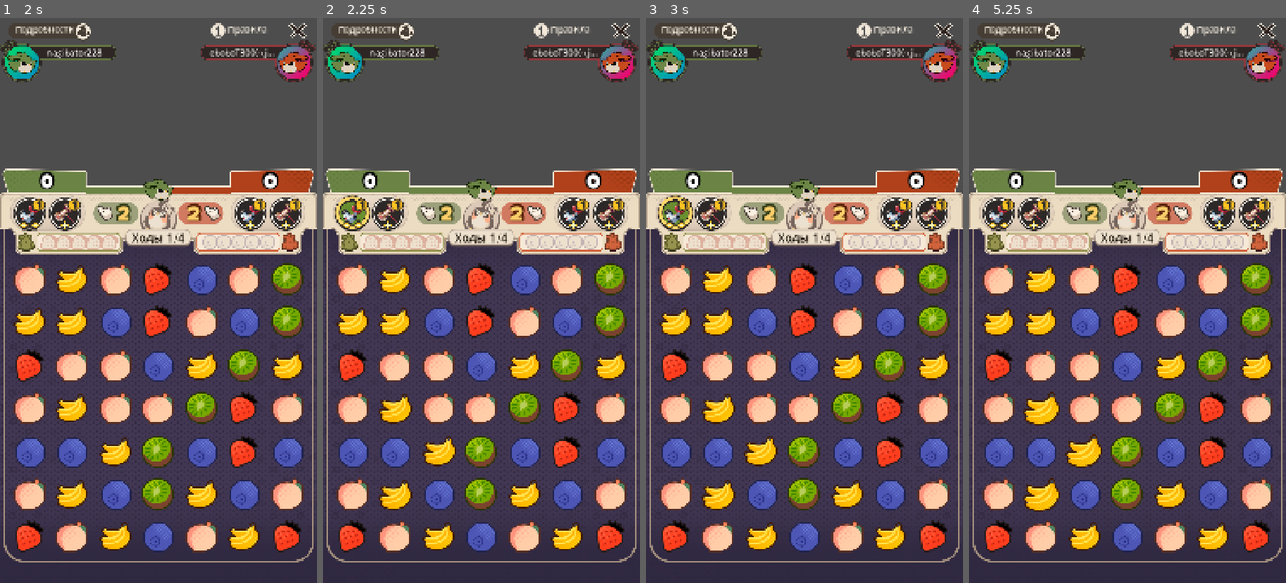
Above: before the commit, frames 1-4 (left to right).
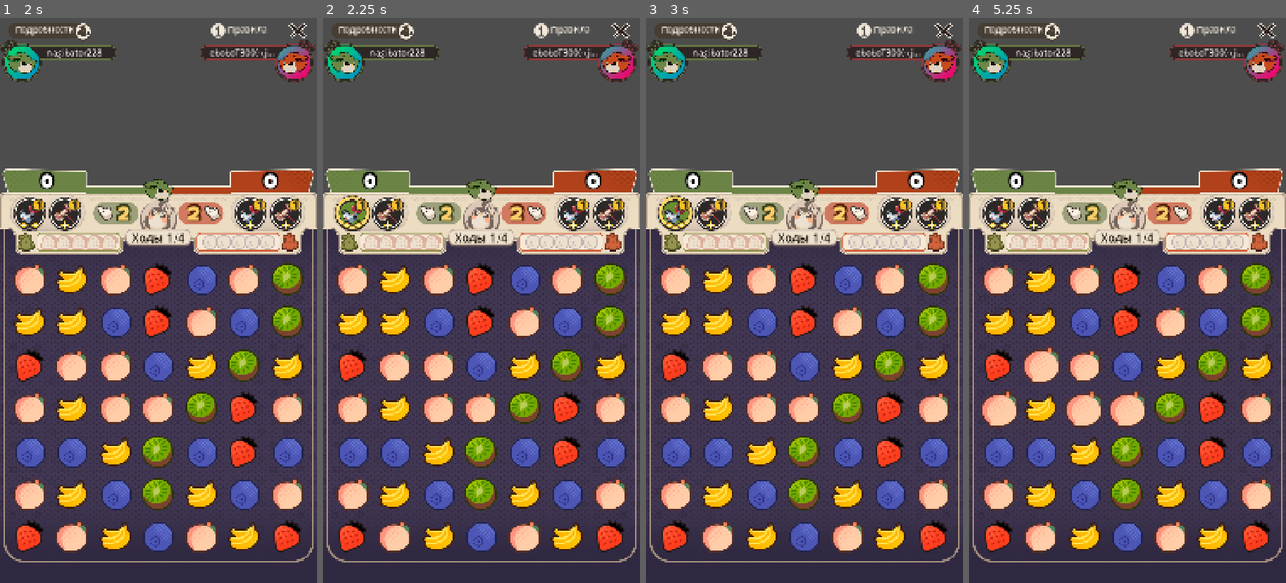
Above: after the commit, the same moments.

Repository: kakachaDev/origami-battle-godot
Game: Godot game, scene res://Assets/Scenes/game.tscn
The game is run twice, just before and just after one commit, with the same random seed, the same clock (stepped at 60 frames per second) and the same inputs.
Inputs (mouse positions are in pixels of both pictures, inside the frame that each line leads up to):
- Up to frame 1 (2 s): click "Правила" at 0.5 s; click "Подробности" at 1.25 s
- Up to frame 2 (2.25 s): click (354, 210) at 2.02 s
- Up to frame 3 (3 s): click "Правила" at 2.75 s
- Up to frame 4 (5.25 s): click "Подробности" at 3.5 s; click (1000, 210) at 4.27 s; click "Правила" at 5 s

Frame 1 is identical in both runs. In frame 2, 0.7% of the frame differs, in the area x 17-42%, y 66-88%; in frame 3, 0.7%; in frame 4, 2.0%, in the area x 3-56%, y 58-88%.

Commit message:
Fix hint system: stale animation, double-match, and match3-vs-match4
- Clear hints synchronously via move_started/skill_executing signals, not
  just in _process, to prevent stale tweens surviving into destroy animation
- Hide hints during skill targeting mode
- Null-guard before _hint_pulse to avoid crashing on empty cells
- Use find_match_groups() instead of find_matches() so only ONE group is
  highlighted per hint (no double-match of two different fruit types)
- Among all valid swaps, prefer the one with the most gems in the group
  (shows match4/5 hints over match3 when a better move exists)

Diff:
--- a/Assets/Scripts/GameBoard.gd
+++ b/Assets/Scripts/GameBoard.gd
@@ -114,9 +114,11 @@
 	add_child(_animator)
 	mouse_filter = MOUSE_FILTER_STOP
 	_build_cells()
+	move_started.connect(_hints_clear)
+	skill_executing.connect(_hints_clear)
 
 func _process(delta: float) -> void:
-	if _current_player != 0 or is_busy:
+	if _current_player != 0 or is_busy or _skill_targeting:
 		_hints_clear()
 		_hint_timer = _HINT_DELAY
 		return
@@ -620,7 +622,9 @@
 		_hint_timer = _HINT_DELAY
 		return
 	for pos in positions:
-		_hint_pulse(_cells[pos.x][pos.y])
+		var cell: GemCell = _cells[pos.x][pos.y]
+		if cell != null:
+			_hint_pulse(cell)
 
 func _hints_clear() -> void:
 	for cell in _hint_tweens:
@@ -651,39 +655,54 @@
 					all_hints.append(p)
 	if all_hints.is_empty():
 		return []
-	return all_hints[randi() % all_hints.size()]
+	# Prefer the swap that highlights the most gems (largest single match group)
+	var max_size := 0
+	for h in all_hints:
+		if h.size() > max_size:
+			max_size = h.size()
+	var best: Array = []
+	for h in all_hints:
+		if h.size() == max_size:
+			best.append(h)
+	return best[randi() % best.size()]
 
 func _hint_swap_positions(pos_a: Vector2i, pos_b: Vector2i) -> Array:
 	_board.swap(pos_a, pos_b)
-	var matches: Array = _board.find_matches()
+	var groups: Array = _board.find_match_groups()
 	_board.swap(pos_a, pos_b)
-	if matches.is_empty():
+	if groups.is_empty():
 		return []
-	# Figure out which gem is "the mover" (currently at pos_a or pos_b before swap)
-	# and which are "already there" (the rest of the match group).
+	# Pick the single largest group that contains a swap destination (pos_a or pos_b
+	# after the swap), so double-matches of different fruit types are ignored.
+	var best_group = null
+	var best_size := 0
+	for group in groups:
+		for p in group.positions:
+			if (p == pos_a or p == pos_b) and group.positions.size() > best_size:
+				best_group = group
+				best_size = group.positions.size()
+				break
+	if best_group == null:
+		return []
+	# Identify mover (at current pos before swap) vs gems already in place
 	var b_in := false
 	var a_in := false
-	for p in matches:
-		if p == pos_b:
-			b_in = true
-		if p == pos_a:
-			a_in = true
+	for p in best_group.positions:
+		if p == pos_b: b_in = true
+		if p == pos_a: a_in = true
 	var highlight: Array = []
 	if b_in:
-		# gem at pos_a moves to pos_b; highlight mover + its future neighbours
 		highlight.append(pos_a)
-		for p in matches:
+		for p in best_group.positions:
 			if p != pos_b:
 				highlight.append(p)
 	elif a_in:
-		# gem at pos_b moves to pos_a
 		highlight.append(pos_b)
-		for p in matches:
+		for p in best_group.positions:
 			if p != pos_a:
 				highlight.append(p)
 	else:
-		highlight.append(pos_a)
-		for p in matches:
+		for p in best_group.positions:
 			highlight.append(p)
 	return highlight
 
